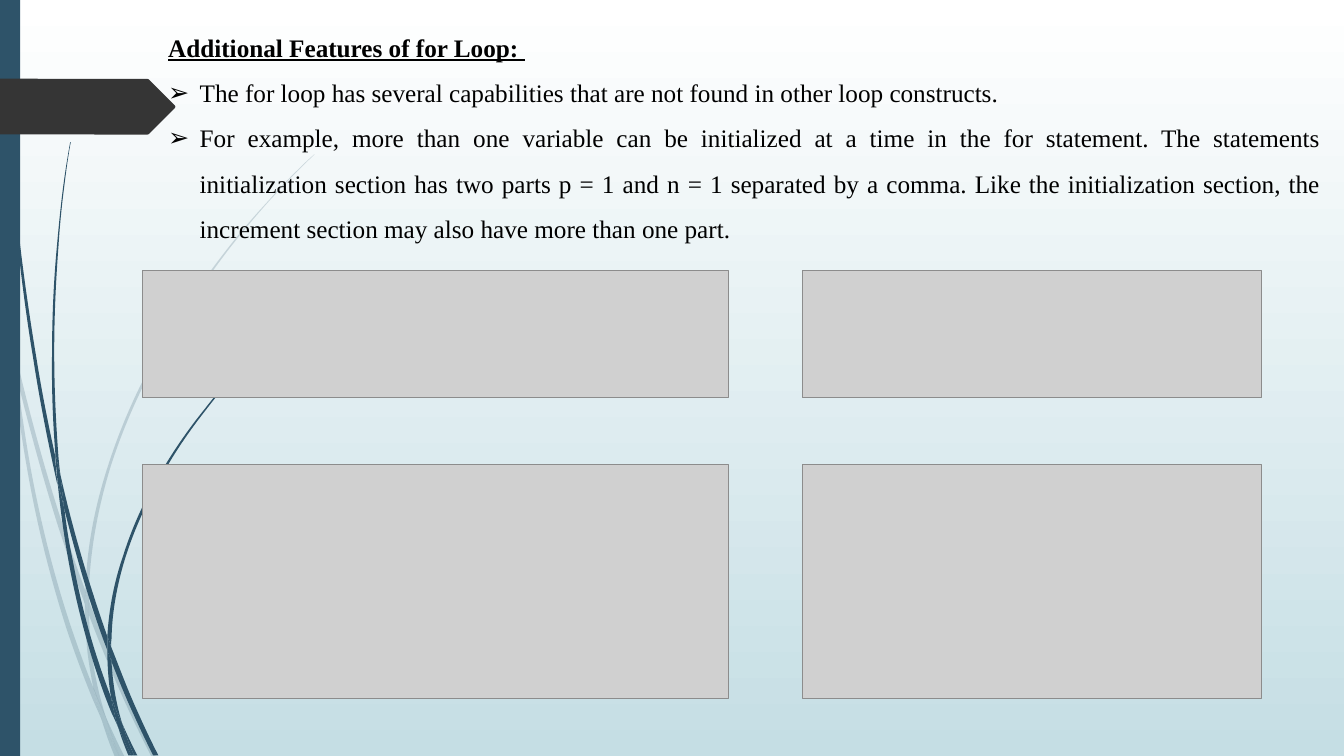
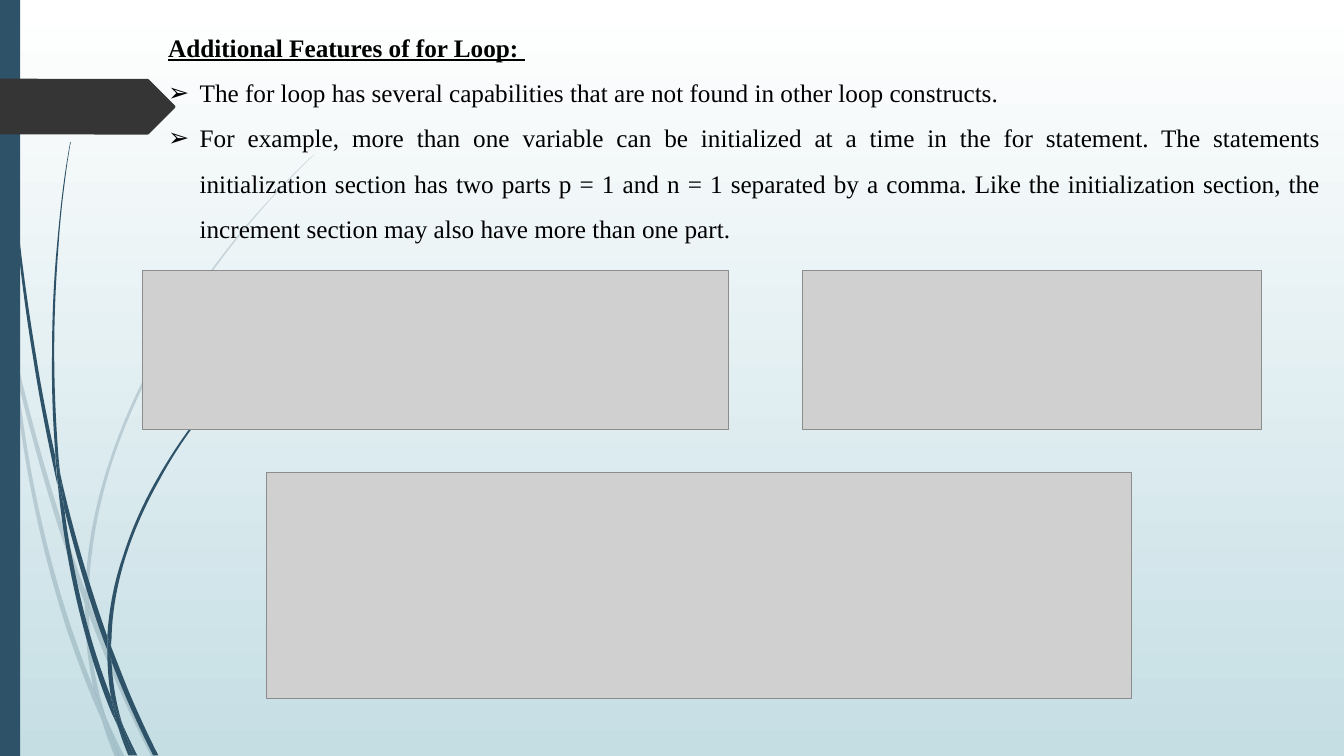
Before and after one commit to S488U/college, a slide deck: slide 18 of BCA/SEMESTER_4/Basics of JAVA/Chapter 3.pptx. Drawn at 1344x756 pixels with LibreOffice and Linux fonts; fonts in the diff are those of the drawing; grey boxes stand for pictures. Boxes give left, top, right and bottom in pixels: in the first picture for what was removed or moved away, otherwise in the second. Text is boxed around its words. In the diff, an @@ line names an element or a change of style, - is before the commit and + after.

```diff
--- a/BCA/SEMESTER_4/Basics of JAVA/Chapter 3.pptx
+++ b/BCA/SEMESTER_4/Basics of JAVA/Chapter 3.pptx
@@ picture: place and size @@
-picture at <box>142,270,728,398</box>
+picture at <box>142,270,728,430</box>
@@ picture: place and size @@
-picture at <box>803,270,1262,398</box>
+picture at <box>803,270,1262,430</box>
@@ picture: place and size @@
-picture at <box>142,465,728,699</box>
+picture at <box>267,473,1132,699</box>
@@ picture removed at <box>803,465,1262,699</box> @@
```
Also in this commit, not shown: 5 other slides changed, 21 other files.
